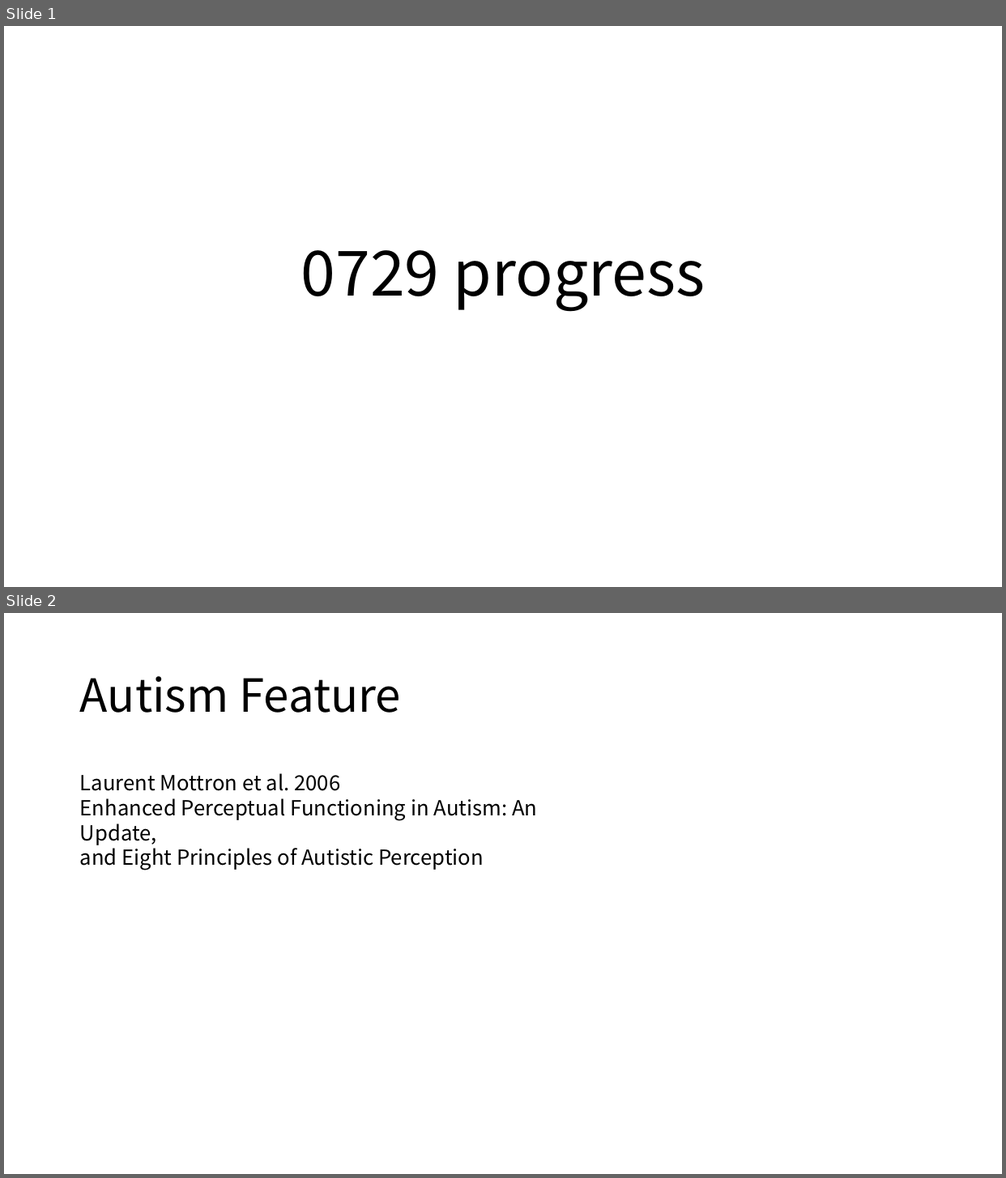
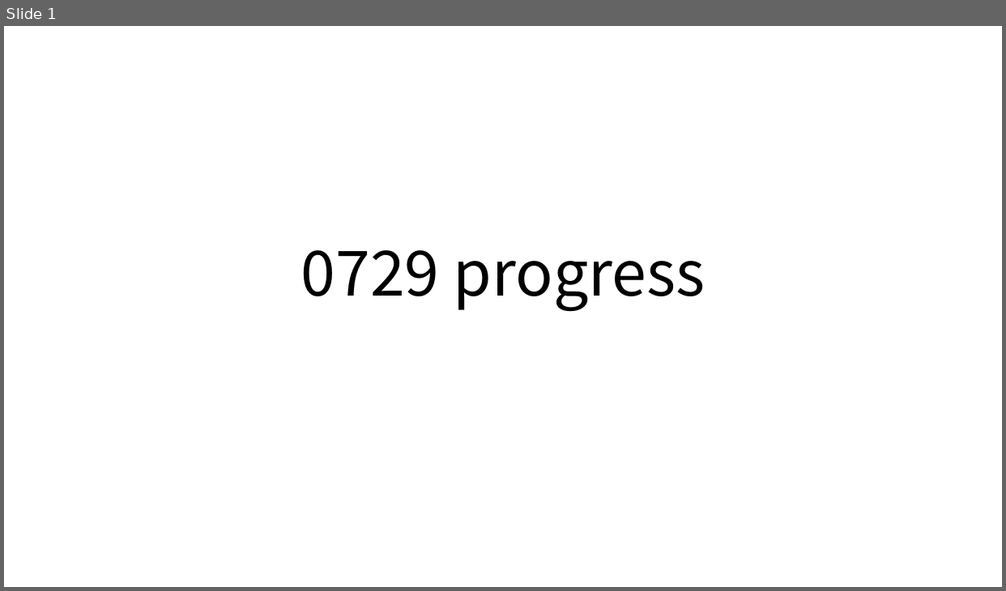
Before and after one commit to topaz11100/PROGRESS, a slide deck: 2_0729/0729_progress.pptx. Shown one above the other, each under a label of ours: slides 1 and 2 before the commit, slide 1 after it. The pictures are 1006x1178 and 1006x591 pixels, drawn with LibreOffice and Linux fonts; fonts in the diff are those of the drawing. Boxes give left, top, right and bottom in pixels: in the first picture for what was removed or moved away, otherwise in the second. Text is boxed around its words. In the diff, an @@ line names an element or a change of style, - is before the commit and + after.

```diff
--- a/2_0729/0729_progress.pptx
+++ b/2_0729/0729_progress.pptx
@@ slide 2 removed at [4, 613, 1002, 1174], background #FFFFFF @@
@@ title removed at [80, 676, 401, 713] @@
-Autism Feature
@@ text removed at [80, 773, 537, 871] @@
-Laurent Mottron et al. 2006
-Enhanced Perceptual Functioning in Autism: An Update,
-and Eight Principles of Autistic Perception
```
Also in this commit, not shown: 8 slides added, 37 other slides removed, 26 other files.
